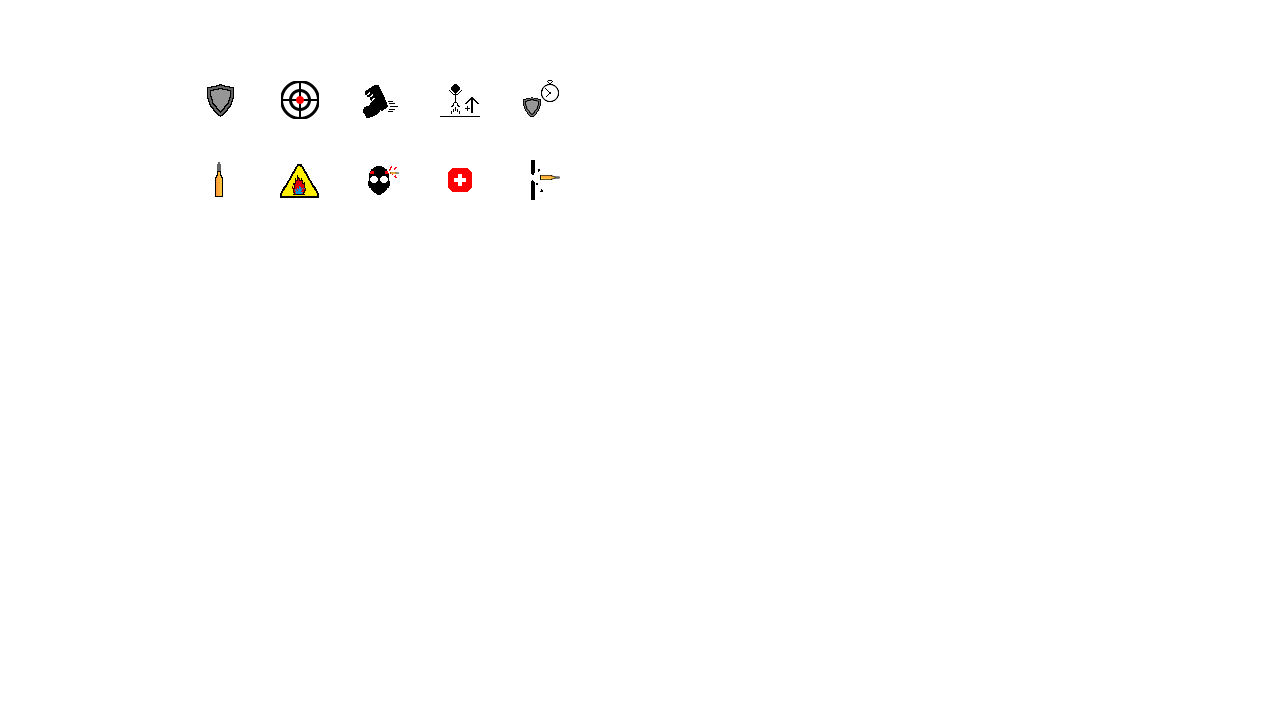
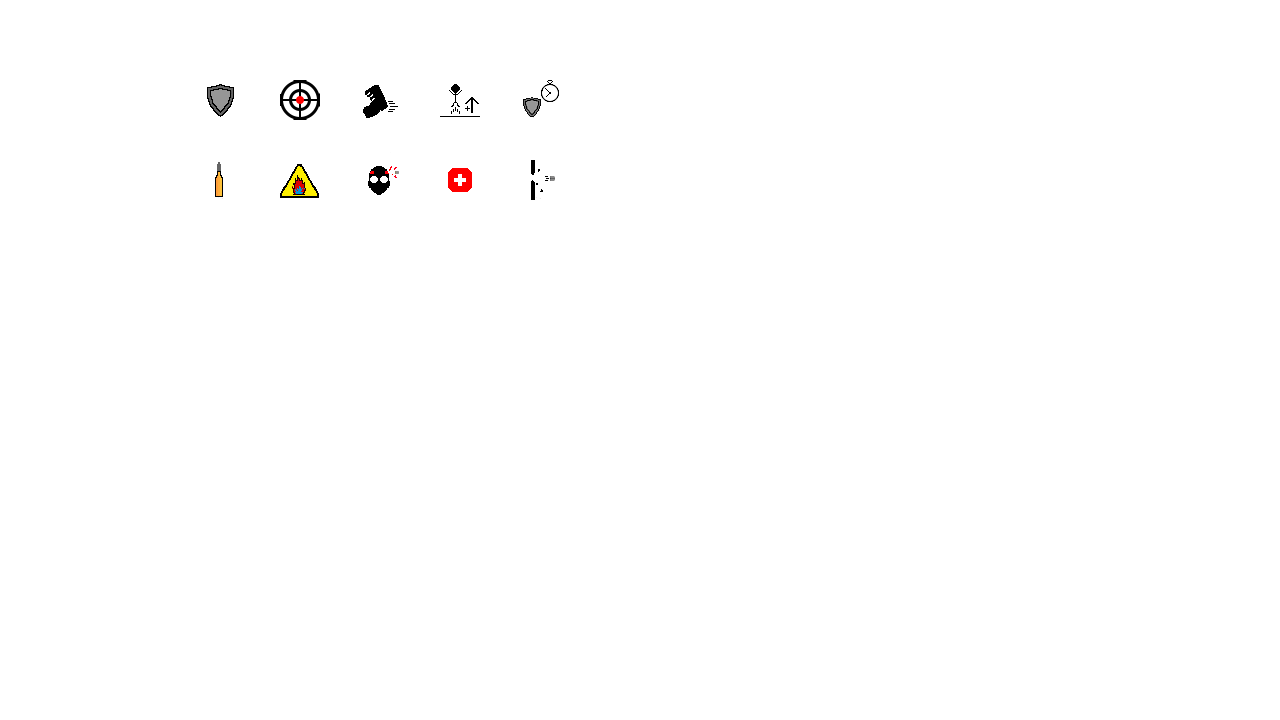
Layered file, before and after one edit (1280x720). Changes by layer:
renamed "Layer 1" to "Penetration", painted on it over [395, 171, 560, 181]
renamed "Layer 2" to "Head", painted on it over [390, 171, 399, 174]
painted on "Aim" over [280, 80, 320, 120]
